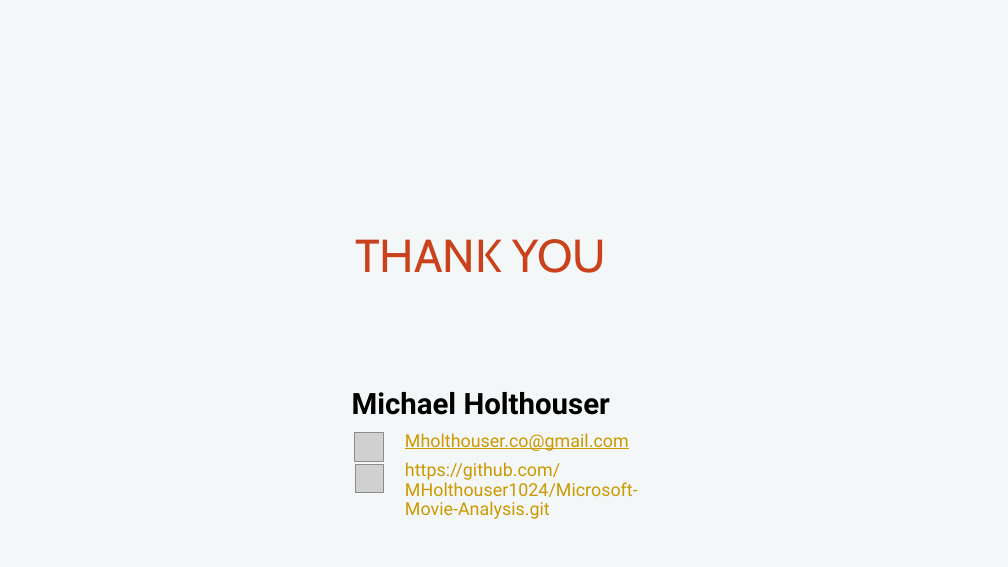
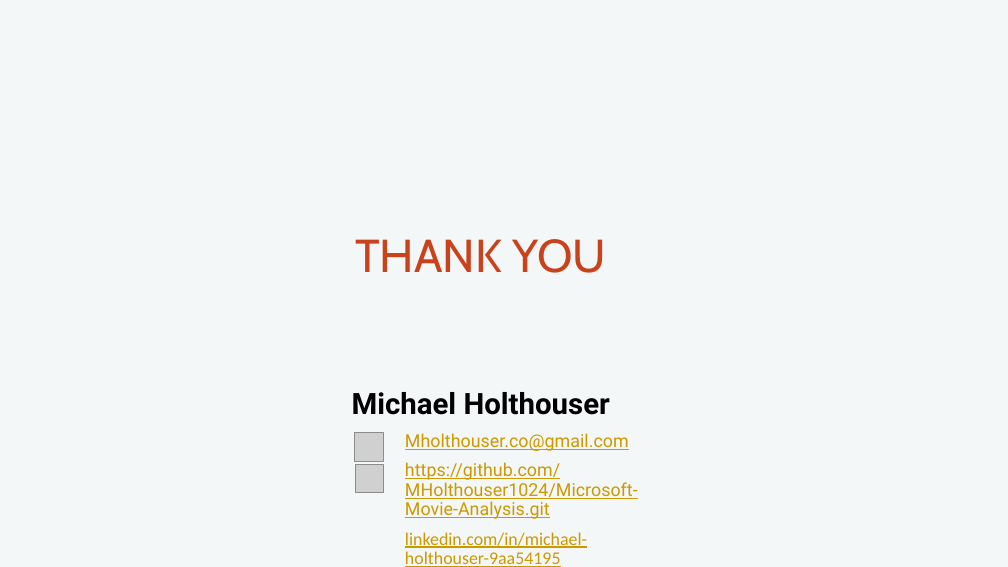
Before and after one commit to MHolthouser1024/Microsoft-Movie-Analysis, a slide deck: slide 14 of Movie_analysis_ppp.pptx. Drawn at 1008x567 pixels with LibreOffice and Linux fonts; fonts in the diff are those of the drawing; grey boxes stand for pictures. Boxes give left, top, right and bottom in pixels: in the first picture for what was removed or moved away, otherwise in the second. Text is boxed around its words. In the diff, an @@ line names an element or a change of style, - is before the commit and + after.

```diff
--- a/Movie_analysis_ppp.pptx
+++ b/Movie_analysis_ppp.pptx
@@ text at [405, 462, 638, 519]: underline on in "https://github.com/MHolthouser1024/Microsoft-Movie-Analysis. ..." @@
@@ text at [405, 532, 587, 567]: paragraph added @@
+linkedin.com/in/michael-holthouser-9aa54195
```
Also in this commit, not shown: 2 other slides changed.
